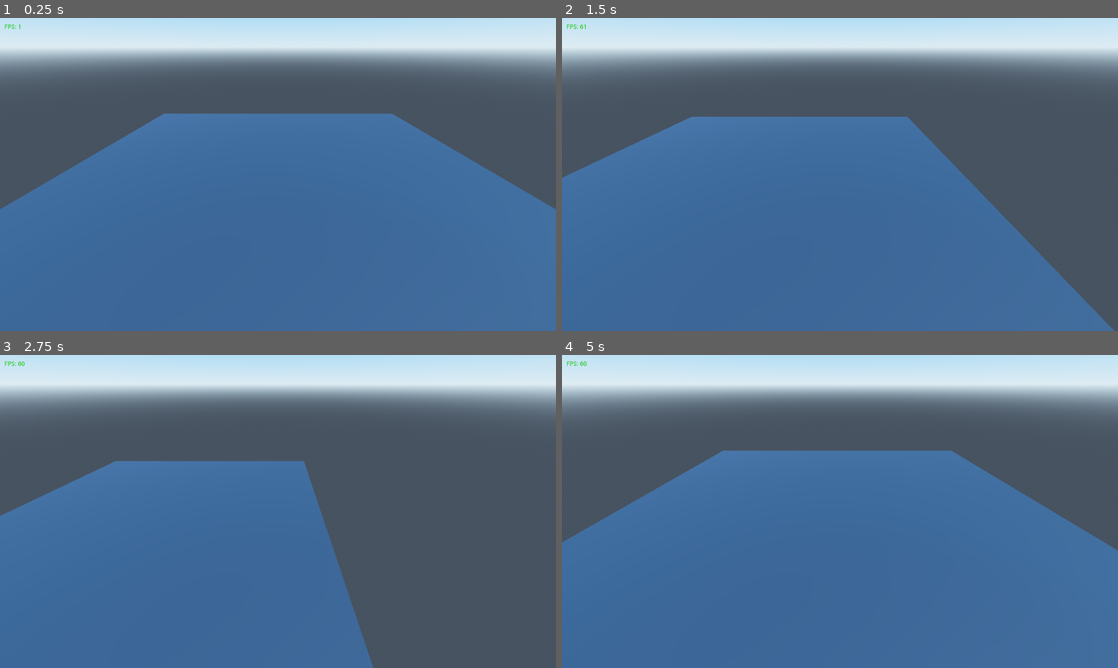
Above: before the commit, frames 1-4 (two rows, left to right).
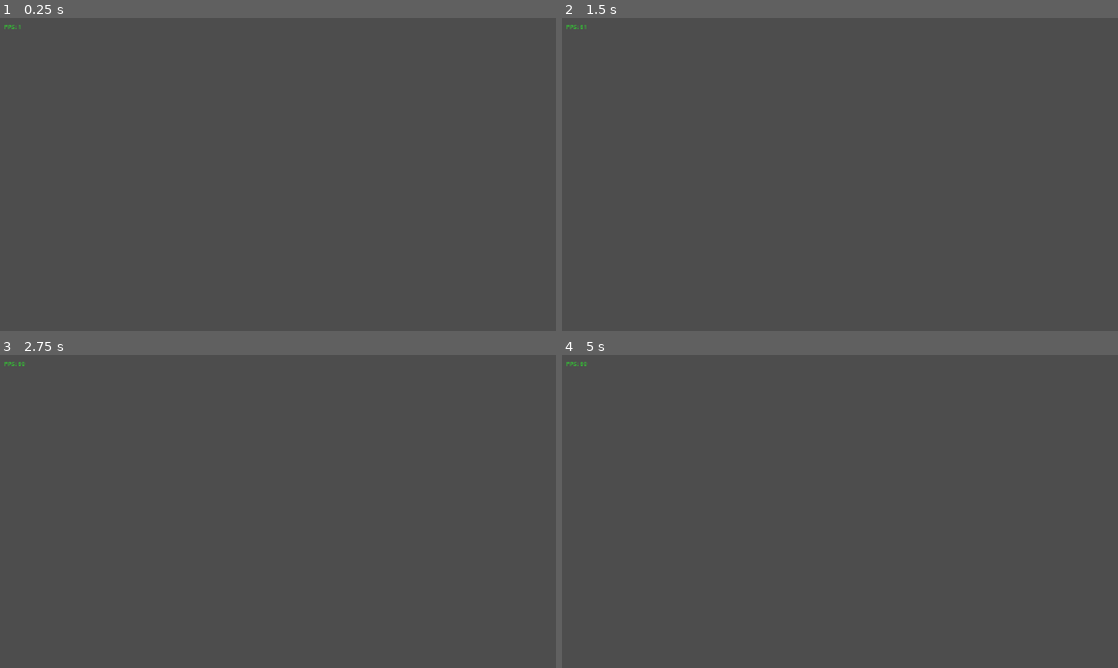
Above: after the commit, the same moments.

Repository: LinXL86/AIGodot2DTemplate
Game: Godot game, scene res://scenes/main.tscn
Same seed, same stepped clock (60 frames per second), same inputs: the game is played once before the commit and once after it.
Inputs (mouse positions are in pixels of both pictures, inside the frame that each line leads up to):
- Up to frame 1 (0.25 s): no input
- Up to frame 2 (1.5 s): tap Enter at 0.5 s; move the mouse to (962, 158) at 0.52 s; hold D (move_right) 0.53-1.28 s; click (962, 158) at 0.67 s; move the mouse to (728, 190) at 1.27 s; hold S (move_down) from 1.28 s (still down); click (728, 190) at 1.42 s
- Up to frame 3 (2.75 s): move the mouse to (333, 442) at 2.02 s; release S (move_down) at 2.03 s; hold D (move_right) from 2.03 s (still down); click (333, 442) at 2.17 s
- Up to frame 4 (5 s): move the mouse to (812, 574) at 2.77 s; release D (move_right) at 2.78 s; hold W (move_up) 2.78-3.53 s; click (812, 574) at 2.92 s; move the mouse to (1006, 558) at 3.52 s; hold A (move_left) from 3.53 s (still down); click (1006, 558) at 3.67 s; move the mouse to (673, 464) at 4.27 s; click (673, 464) at 4.42 s

The runs differ from the first frame. In frame 1, 82% of the frame differs, in the area x 0-100%, y 0-100%; in frame 2, 74%; in frame 3, 60%; in frame 4, 82%.

Commit message:
Revert "初始化"
This reverts commit 244bd20169673c376d301ac05dba4cc6840ad87b.

Diff:
--- a/project.godot
+++ b/project.godot
@@ -12,7 +12,7 @@
 
 config/name="NewGame"
 run/main_scene="res://scenes/main.tscn"
-config/features=PackedStringArray("4.6", "Forward Plus", "Mobile")
+config/features=PackedStringArray("4.6", "Forward Plus", "GL Compatibility", "Mobile")
 config/icon="res://icon.svg"
 
 [autoload]
@@ -24,6 +24,8 @@
 
 window/size/viewport_width=1280
 window/size/viewport_height=720
+window/stretch/mode="canvas_items"
+window/stretch/aspect="expand"
 
 [input]
 
@@ -67,30 +69,7 @@
 "events": [Object(InputEventKey,"resource_local_to_scene":false,"resource_name":"","device":-1,"window_id":0,"alt_press …(190 unchanged characters)…
 ]
 }
-look_left={
-"deadzone": 0.5,
-"events": [Object(InputEventJoypadMotion,"resource_local_to_scene":false,"resource_name":"","device":-1,"axis":2,"axis_value":-1.0,"script":null)
-]
-}
-look_right={
-"deadzone": 0.5,
-"events": [Object(InputEventJoypadMotion,"resource_local_to_scene":false,"resource_name":"","device":-1,"axis":2,"axis_value":1.0,"script":null)
-]
-}
-look_up={
-"deadzone": 0.5,
-"events": [Object(InputEventJoypadMotion,"resource_local_to_scene":false,"resource_name":"","device":-1,"axis":3,"axis_value":-1.0,"script":null)
-]
-}
-look_down={
-"deadzone": 0.5,
-"events": [Object(InputEventJoypadMotion,"resource_local_to_scene":false,"resource_name":"","device":-1,"axis":3,"axis_value":1.0,"script":null)
-]
-}
 
 [rendering]
 
 rendering_device/driver.windows="d3d12"
-anti_aliasing/quality/msaa_3d=1
-environment/defaults/default_clear_color=Color(0.2, 0.2, 0.25, 1)
-shadows/atlas/size=2048
--- a/scenes/main.tscn
+++ b/scenes/main.tscn
@@ -1,58 +1,8 @@
 [gd_scene format=3 uid="uid://ped5ck1wsaxa"]
 
 [ext_resource type="Script" uid="uid://cvxth3ctenvo6" path="res://scripts/components/debug_overlay.gd" id="1_debug_overlay"]
-[ext_resource type="Script" path="res://scripts/components/free_look_camera.gd" id="2_free_look_camera"]
 
-[sub_resource type="ProceduralSkyMaterial" id="1"]
-sky_top_color = Color(0.047, 0.545, 0.945, 1)
-sky_horizon_color = Color(0.698, 0.808, 0.871, 1)
-ground_bottom_color = Color(0.271, 0.302, 0.337, 1)
-ground_horizon_color = Color(0.698, 0.808, 0.871, 1)
-
-[sub_resource type="Sky" id="2"]
-sky_material = SubResource("1")
-
-[sub_resource type="Environment" id="env_main"]
-background_mode = 2
-background_sky = SubResource("2")
-tonemap_mode = 3
-glow_enabled = false
-
-[sub_resource type="StandardMaterial3D" id="mat_ground"]
-albedo_color = Color(0.25, 0.25, 0.28, 1)
-metallic = 0.0
-roughness = 0.8
-
-[sub_resource type="BoxMesh" id="box_ground"]
-size = Vector3(20, 0.1, 20)
-material = SubResource("mat_ground")
-
-[sub_resource type="BoxShape3D" id="box_ground_collision"]
-size = Vector3(20, 0.2, 20)
-
-[node name="Main" type="Node3D" unique_id=267622811]
-
-[node name="WorldEnvironment" type="WorldEnvironment" parent="."]
-environment = SubResource("env_main")
-
-[node name="DirectionalLight3D" type="DirectionalLight3D" parent="."]
-transform = Transform3D(0.707107, -0.353553, 0.612372, 0, 0.866025, 0.5, -0.707107, -0.353553, 0.612372, 0, 0, 0)
-shadow_enabled = true
-light_energy = 1.5
-
-[node name="Camera3D" type="Camera3D" parent="."]
-transform = Transform3D(1, 0, 0, 0, 1, 0, 0, 0, 1, 0, 5, 8)
-script = ExtResource("2_free_look_camera")
-
-[node name="Ground" type="Node3D" parent="."]
-
-[node name="MeshInstance3D" type="MeshInstance3D" parent="Ground"]
-mesh = SubResource("box_ground")
-
-[node name="StaticBody3D" type="StaticBody3D" parent="Ground"]
-
-[node name="CollisionShape3D" type="CollisionShape3D" parent="Ground/StaticBody3D"]
-shape = SubResource("box_ground_collision")
+[node name="Main" type="Node2D" unique_id=267622811]
 
 [node name="DebugOverlay" type="CanvasLayer" parent="." unique_id=307970774]
 script = ExtResource("1_debug_overlay")
--- a/scripts/components/free_look_camera.gd
+++ /dev/null
@@ -1,57 +0,0 @@
-extends Camera3D
-
-## 自由视角 3D 调试摄像机。
-##
-## 右击捕获鼠标 → WASD 移动 + 鼠标环顾
-## 滚轮调节移动速度
-## Esc 释放鼠标
-## 手柄右摇杆环顾
-
-var _speed: float = 5.0
-
-const MIN_SPEED: float = 1.0
-const MAX_SPEED: float = 50.0
-const MOUSE_SENSITIVITY: float = 0.002
-const JOYSTICK_SENSITIVITY: float = 2.0
-
-func _ready() -> void:
-	look_at(Vector3.ZERO)
-
-func _input(event: InputEvent) -> void:
-	if event is InputEventMouseButton \
-			and event.button_index == MOUSE_BUTTON_RIGHT \
-			and event.pressed:
-		_toggle_mouse_capture()
-
-	if event is InputEventMouseButton:
-		match event.button_index:
-			MOUSE_BUTTON_WHEEL_UP:
-				_speed = clampf(_speed * 1.1, MIN_SPEED, MAX_SPEED)
-			MOUSE_BUTTON_WHEEL_DOWN:
-				_speed = clampf(_speed / 1.1, MIN_SPEED, MAX_SPEED)
-
-	if event is InputEventMouseMotion \
-			and Input.get_mouse_mode() == Input.MOUSE_MODE_CAPTURED:
-		rotate_y(-event.relative.x * MOUSE_SENSITIVITY)
-		var x_rot: float = rotation.x - event.relative.y * MOUSE_SENSITIVITY
-		rotation.x = clampf(x_rot, -deg_to_rad(90.0), deg_to_rad(90.0))
-
-func _process(delta: float) -> void:
-	var input_dir := Input.get_vector("move_left", "move_right", "move_up", "move_down")
-	var direction := Vector3(input_dir.x, 0.0, input_dir.y)
-	if direction.length() > 0.0:
-		direction = (transform.basis * direction).normalized()
-
-	var look_input := Input.get_vector("look_left", "look_right", "look_up", "look_down")
-	if look_input != Vector2.ZERO:
-		rotate_y(-look_input.x * JOYSTICK_SENSITIVITY * delta)
-		var x_rot: float = rotation.x - look_input.y * JOYSTICK_SENSITIVITY * delta
-		rotation.x = clampf(x_rot, -deg_to_rad(90.0), deg_to_rad(90.0))
-
-	position += direction * _speed * delta
-
-func _toggle_mouse_capture() -> void:
-	if Input.get_mouse_mode() == Input.MOUSE_MODE_CAPTURED:
-		Input.set_mouse_mode(Input.MOUSE_MODE_VISIBLE)
-	else:
-		Input.set_mouse_mode(Input.MOUSE_MODE_CAPTURED)
Not shown, removed: scripts/components/free_look_camera.gd.uid
Not shown, changed: .editorconfig
Not shown, changed: CLAUDE.md
Not shown, removed: assets/materials/.gitkeep
Not shown, removed: assets/models/.gitkeep
Not shown, removed: assets/textures/.gitkeep
Not shown, removed: scenes/environment/.gitkeep
